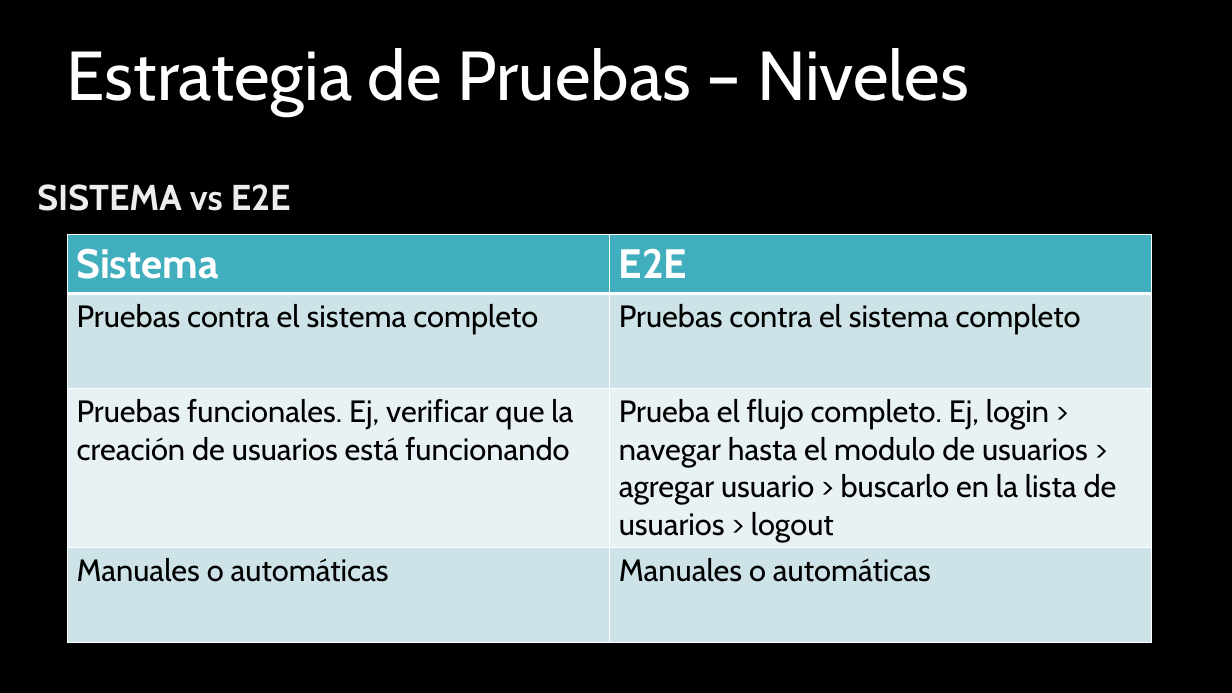
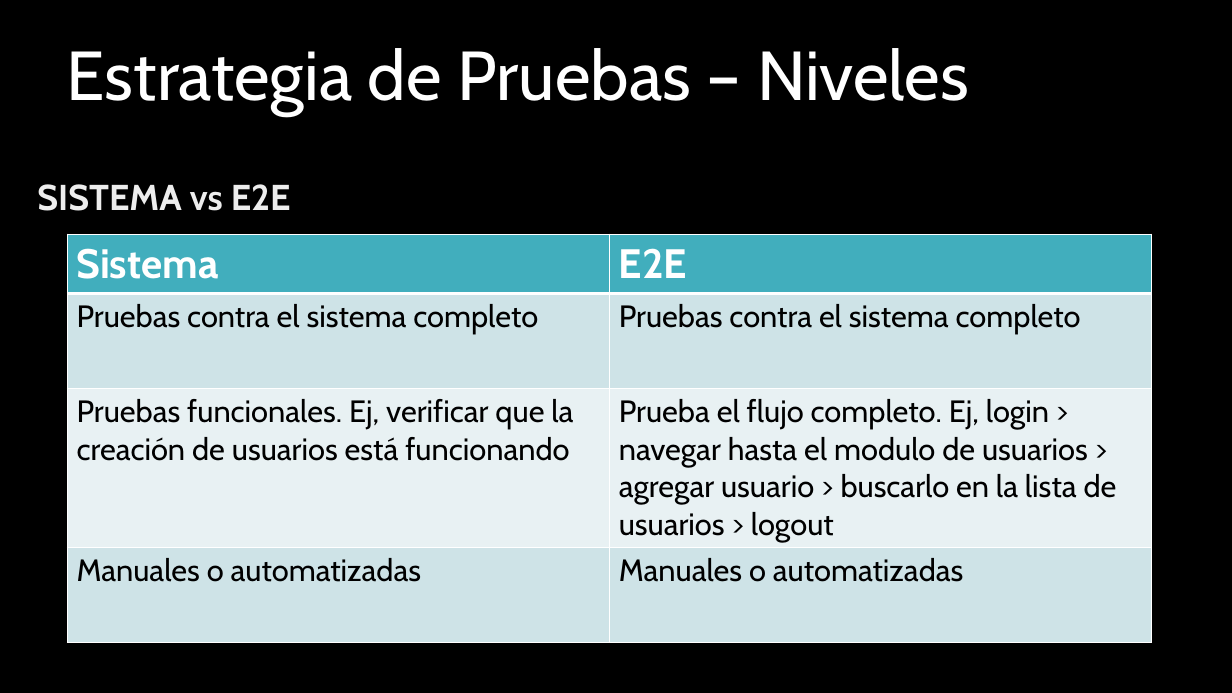
Before and after one commit to pcastellanos/TeamTraining, a slide deck: slide 12 of TestStrategy.pptx. Drawn at 1232x693 pixels with LibreOffice and Linux fonts; fonts in the diff are those of the drawing; background and template pictures are left out. Boxes give left, top, right and bottom in pixels: in the first picture for what was removed or moved away, otherwise in the second. Text is boxed around its words. In the diff, an @@ line names an element or a change of style, - is before the commit and + after.

```diff
--- a/TestStrategy.pptx
+++ b/TestStrategy.pptx
@@ table at box(67, 234, 1153, 640) @@
-row 4, column 1: Manuales o automáticas
+row 4, column 1: Manuales o automatizadas
-row 4, column 2: Manuales o automáticas
+row 4, column 2: Manuales o automatizadas
```
Also in this commit, not shown: 1 other slide changed.
